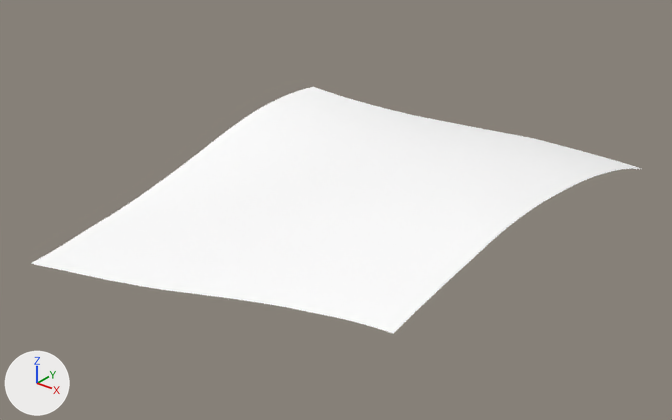
The glTF model games/yorimichi/assets/belmonte/meshes/SM_BM_BT_Terrain_6_5.glb as it was, and as the next commit left it.
Camera for both pictures: a 50 mm camera at (946.0, 420.0, 286.0) aimed at (640.0, 803.0, 49.0). Arrows for +X, +Y and +Z are at lower left; the lights stay in place. The older version comes first.

Objects in the first picture: 'SM_BM_BT_Terrain_6_5'.
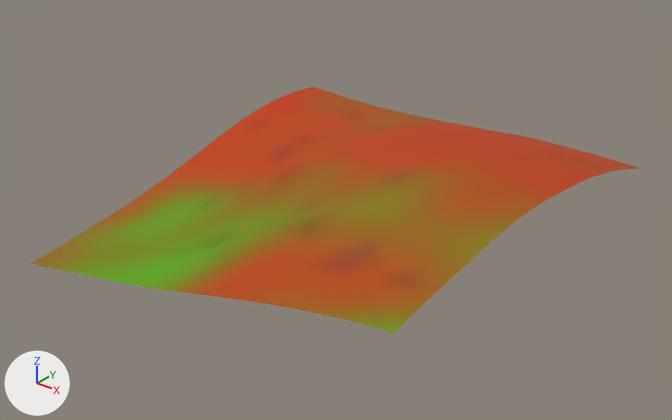
The edits, one by one:
me_sm_bt_terrain_6_5 has 1089 vertices, 2048 faces and spans x 512.0..768.0, y 680.0..936.0, z 22.0..91.0.
me_sm_bt_terrain_6_5 is used by ob_sm_bm_bt_terrain_6_5; location (0.0, 0.0, 0.0).
me_sm_bt_terrain_6_5 part 1: 941 faces centred in x 514.0..765.0, y 682.0..933.0, z 39.0..91.0 are repainted in the vertex colours; the middle colour goes from white #ffffff to orange #be4100.
me_sm_bt_terrain_6_5 part 2: 550 faces centred in x 514.0..765.0, y 682.0..933.0, z 30.0..91.0 are repainted in the vertex colours; the middle colour goes from white #ffffff to brown #a75500.
me_sm_bt_terrain_6_5 part 3: 317 faces centred in x 514.0..765.0, y 682.0..794.0, z 23.0..91.0 are repainted in the vertex colours; the middle colour goes from white #ffffff to yellow #8e7100.
me_sm_bt_terrain_6_5 part 4: 240 faces centred in x 538.0..765.0, y 682.0..765.0, z 30.0..80.0 are repainted in the vertex colours; the middle colour goes from white #ffffff to green #6f8f00.

Boxes (x1, y1, x2, y2) around the edits, measured in the pictures (672 x 420 px):
part 1 of me_sm_bt_terrain_6_5, recoloured (white to orange)
    both: (156, 87, 641, 301)
part 2 of me_sm_bt_terrain_6_5, recoloured (white to brown)
    both: (97, 92, 576, 316)
part 3 of me_sm_bt_terrain_6_5, recoloured (white to yellow)
    both: (31, 178, 514, 328)
part 4 of me_sm_bt_terrain_6_5, recoloured (white to green)
    both: (63, 198, 405, 333)
